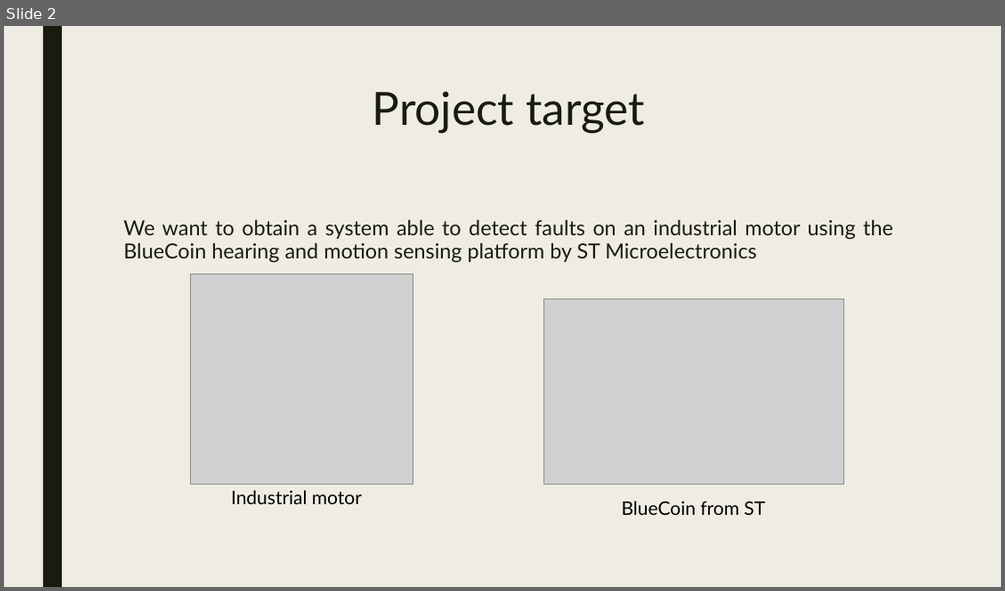
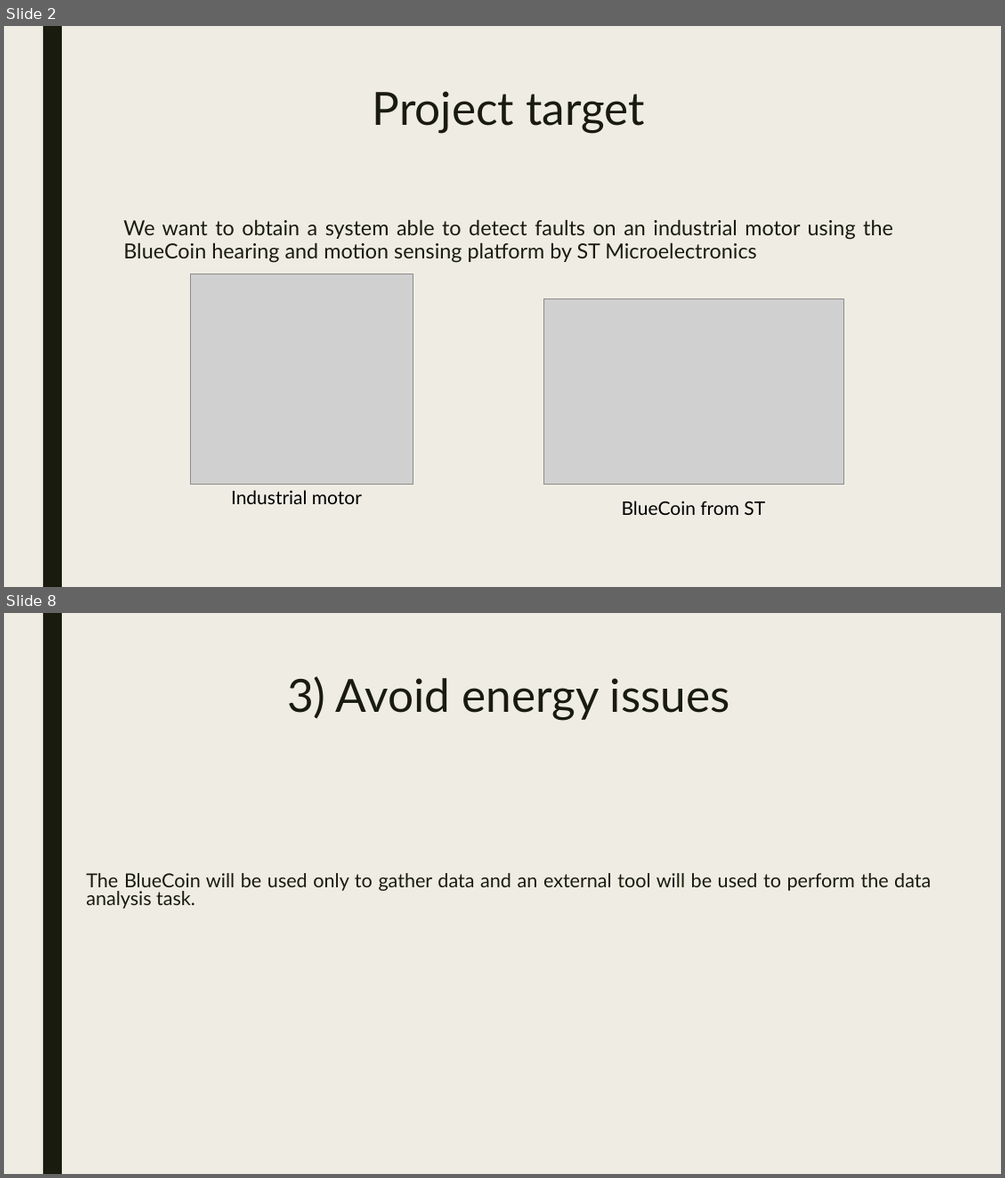
Before and after one commit to urzino/FanMonitoringBlueCoin, a slide deck: Pervasive_presentation_Milestone1_group8.pptx. Shown one above the other, each under a label of ours: slide 2 before the commit, slides 2 and 8 after it; the slides between them are not shown. The pictures are 1005x591 and 1005x1178 pixels, drawn with LibreOffice and Linux fonts; fonts in the diff are those of the drawing; grey boxes stand for pictures. Boxes give left, top, right and bottom in pixels: in the first picture for what was removed or moved away, otherwise in the second. Text is boxed around its words. In the diff, an @@ line names an element or a change of style, - is before the commit and + after.

```diff
--- a/Pervasive_presentation_Milestone1_group8.pptx
+++ b/Pervasive_presentation_Milestone1_group8.pptx
@@ slide 8 added at [4,613,1001,1174], background #EFEDE3; not listed: 1 template element that a slide beside it also shows @@
@@ title added at [287,676,730,720], 44 pt, text #191B0E @@
+3) Avoid energy issues
@@ text added at [86,873,930,908], 18.5 pt, text #191B0E @@
+The BlueCoin will be used only to gather data and an external tool will be used to perform the data analysis task.
```
Also in this commit, not shown: 8 slides changed, 7 other slides added, 1 slide removed, 1 other file.
